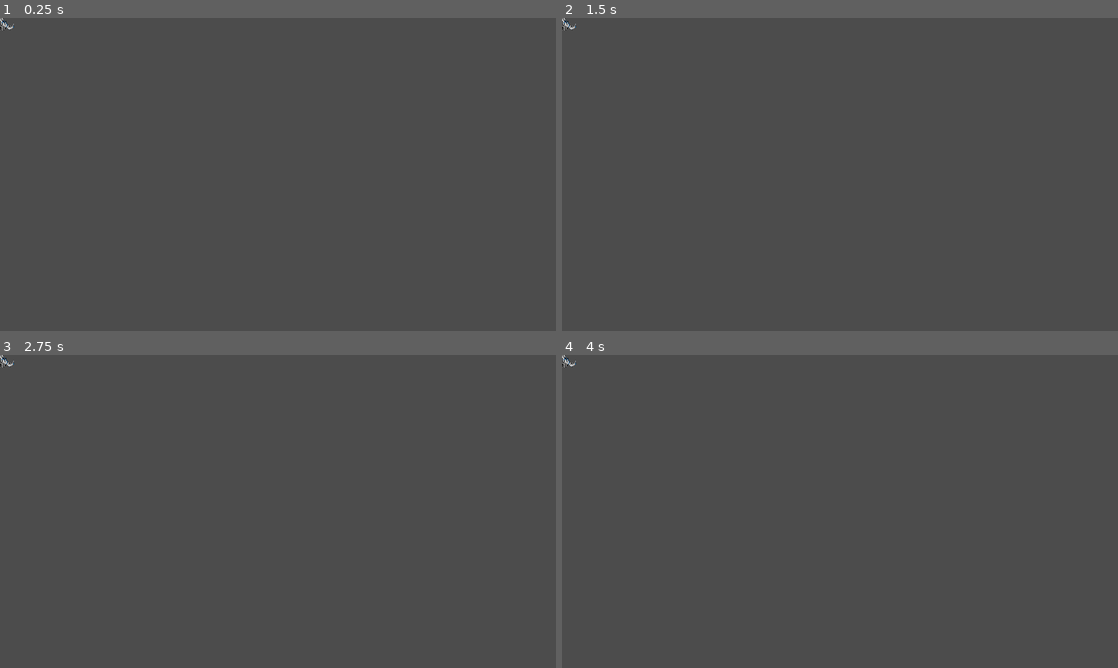
Above: before the commit, frames 1-4 (two rows, left to right).
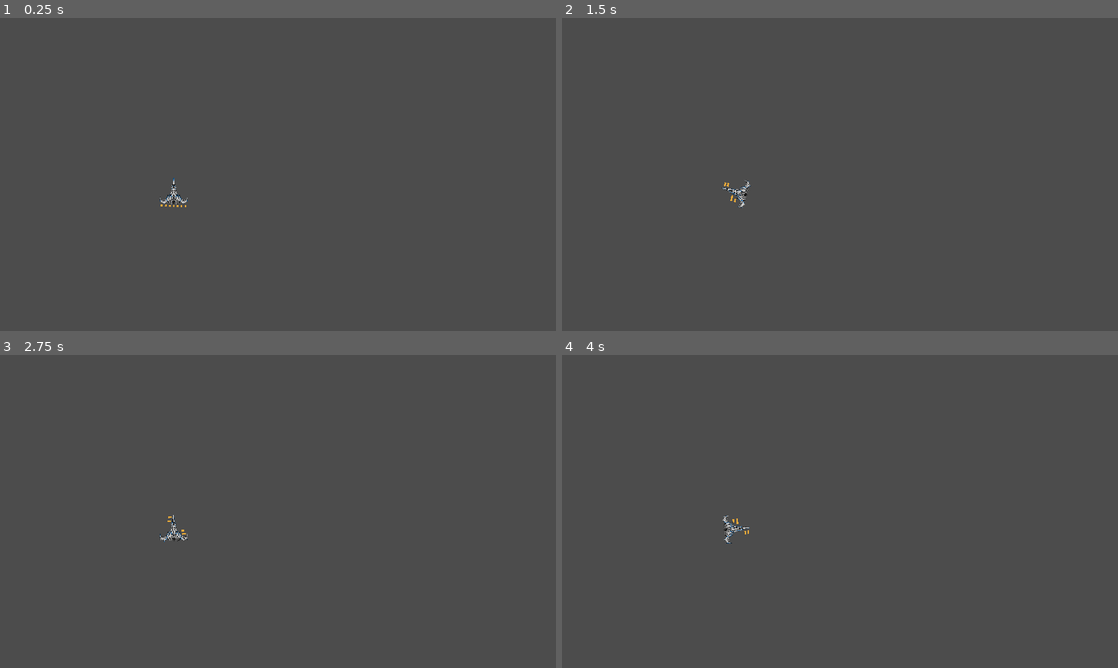
Above: after the commit, the same moments.

Repository: jacknick7/light-speed
Game: Godot game, scene res://Player.tscn
Same seed, same stepped clock (60 frames per second), same inputs: the game is played once before the commit and once after it. The project has no main scene, so this scene is started directly.
Inputs:
- Up to frame 1 (0.25 s): no input
- Up to frame 2 (1.5 s): tap Enter at 0.5 s; hold Right (ui_right) 0.53-1.28 s; hold Left (ui_left) from 1.28 s (still down)
- Up to frame 3 (2.75 s): release Left (ui_left) at 2.03 s; hold Right (ui_right) from 2.03 s (still down)
- Up to frame 4 (4 s): release Right (ui_right) at 3.53 s; hold Left (ui_left) from 3.53 s (still down)

The runs differ from the first frame. In frame 1, 0.2% of the frame differs, in the area x 0-34%, y 0-61%; in frame 2, 0.2%; in frame 3, 0.2%; in frame 4, 0.2%.

Commit message:
added controllers to player

Diff:
--- a/light-speed/Player.tscn
+++ b/light-speed/Player.tscn
@@ -40,6 +40,8 @@
 [node name="AnimatedSprite" type="AnimatedSprite" parent="."]
 frames = SubResource( 1 )
 animation = "turn_right"
+frame = 1
+playing = true
 
 [node name="CollisionShape2D" type="CollisionShape2D" parent="."]
 shape = SubResource( 2 )
--- a/light-speed/scripts/Player.gd
+++ b/light-speed/scripts/Player.gd
@@ -1,16 +1,31 @@
 extends KinematicBody2D
 
 
-# Declare member variables here. Examples:
-# var a = 2
-# var b = "text"
+var velocity
+var max_velocity = 0.125
 
 
-# Called when the node enters the scene tree for the first time.
 func _ready():
-	pass # Replace with function body.
+	$AnimatedSprite.animation = "idle"
+	position = Vector2(500,500) # For testing, remove once done
+	velocity = 0
 
-
-# Called every frame. 'delta' is the elapsed time since the previous frame.
-#func _process(delta):
-#	pass
+# TODO: adjust the multipliers to delta for best inherce feeling & control
+# TODO: add space Input makes ship jump
+func _process(delta):
+	if Input.is_action_pressed("ui_right"):
+		$AnimatedSprite.animation = "turn_left"
+		velocity = min(velocity+(delta*0.25),max_velocity)
+	elif Input.is_action_pressed("ui_left"):
+		$AnimatedSprite.animation = "turn_right"
+		velocity = max(velocity-(delta*0.25),-max_velocity)
+	else:
+		$AnimatedSprite.animation = "idle"
+		if velocity > 0:
+			velocity = max(velocity-(delta*0.25),0)
+		elif velocity < 0:
+			velocity = min(velocity+(delta*0.25),0)
+	if velocity != 0:
+		rotation += velocity
+		# Make rotation between [0,2*PI] here
+	print(str(rotation))
